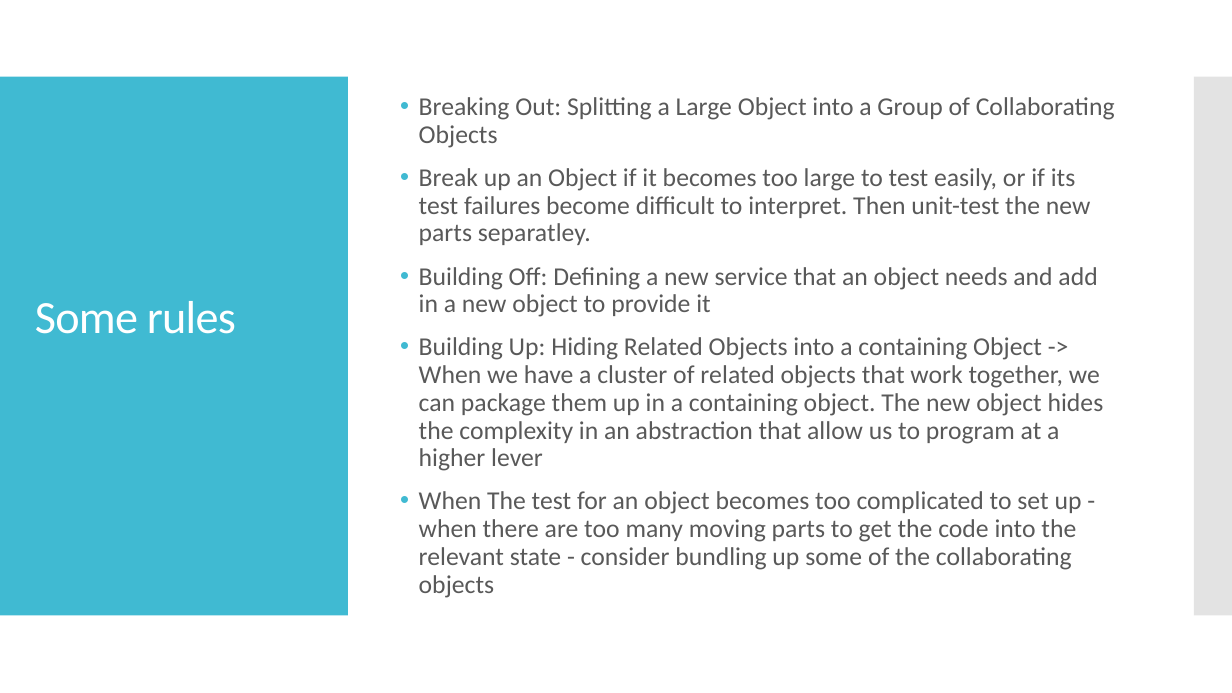
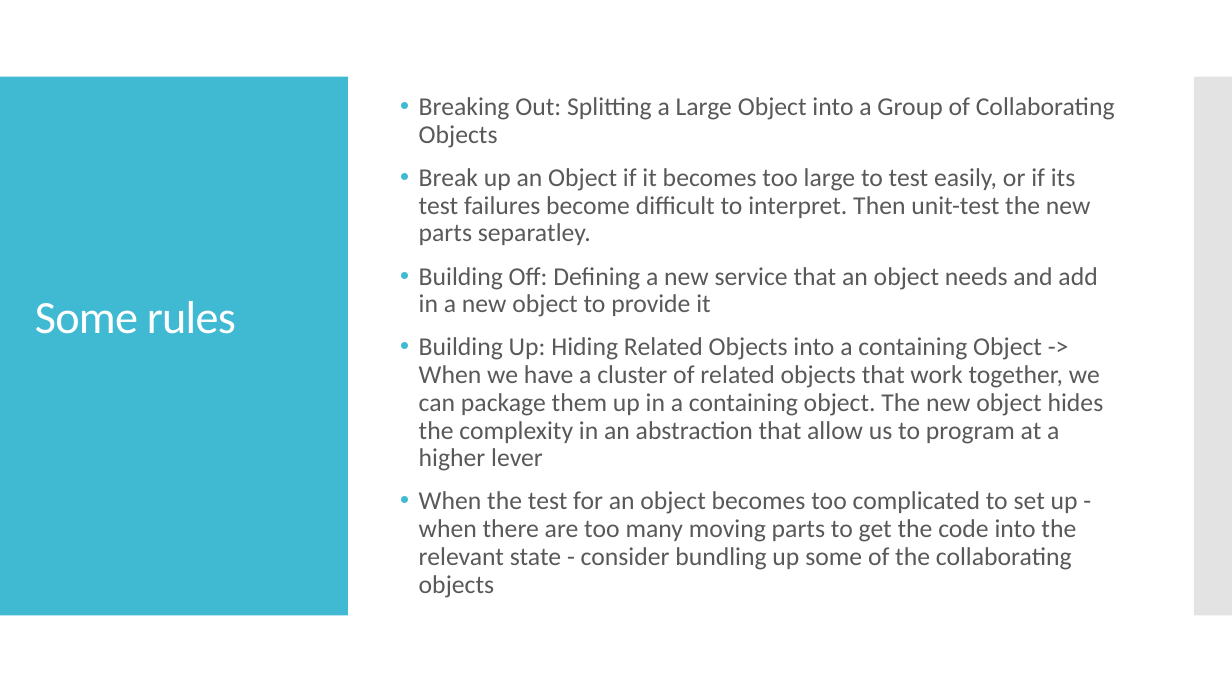
Before and after one commit to ivlahek/presentation.testing, a slide deck: slide 5 of Presentation.pptx (slide 4 before the commit). Drawn at 1232x693 pixels with LibreOffice and Linux fonts; fonts in the diff are those of the drawing. Boxes give left, top, right and bottom in pixels: in the first picture for what was removed or moved away, otherwise in the second. Text is boxed around its words. In the diff, an @@ line names an element or a change of style, - is before the commit and + after.

Commit message:
Presentation updated

```diff
--- a/Presentation.pptx
+++ b/Presentation.pptx
@@ text at [419,491,1078,598]: text changed @@
-• When The test for an object becomes too complicated to set up - when there are too many moving parts to get the code into the relevant state - consider bundling up some of the collaborating objects
+• When the test for an object becomes too complicated to set up - when there are too many moving parts to get the code into the relevant state - consider bundling up some of the collaborating objects
```
Also in this commit, not shown: 9 other slides changed, 1 slide added.
